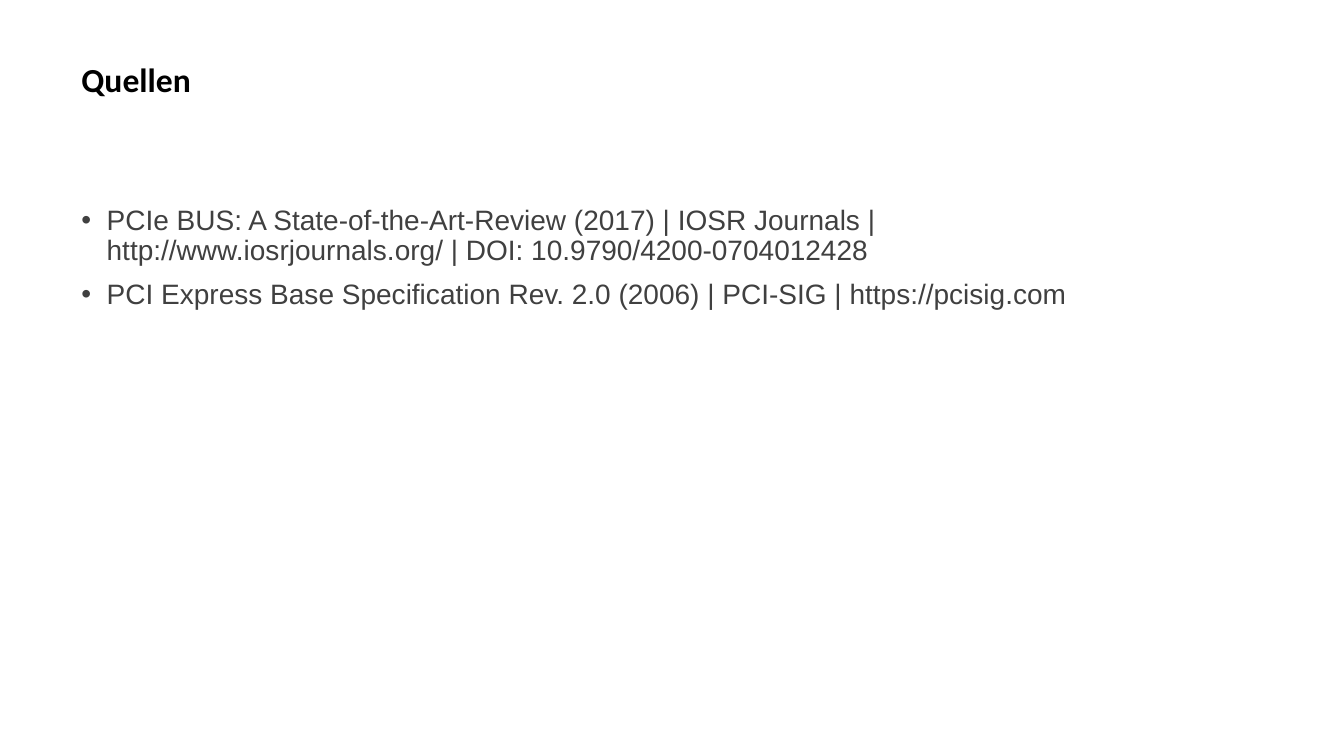
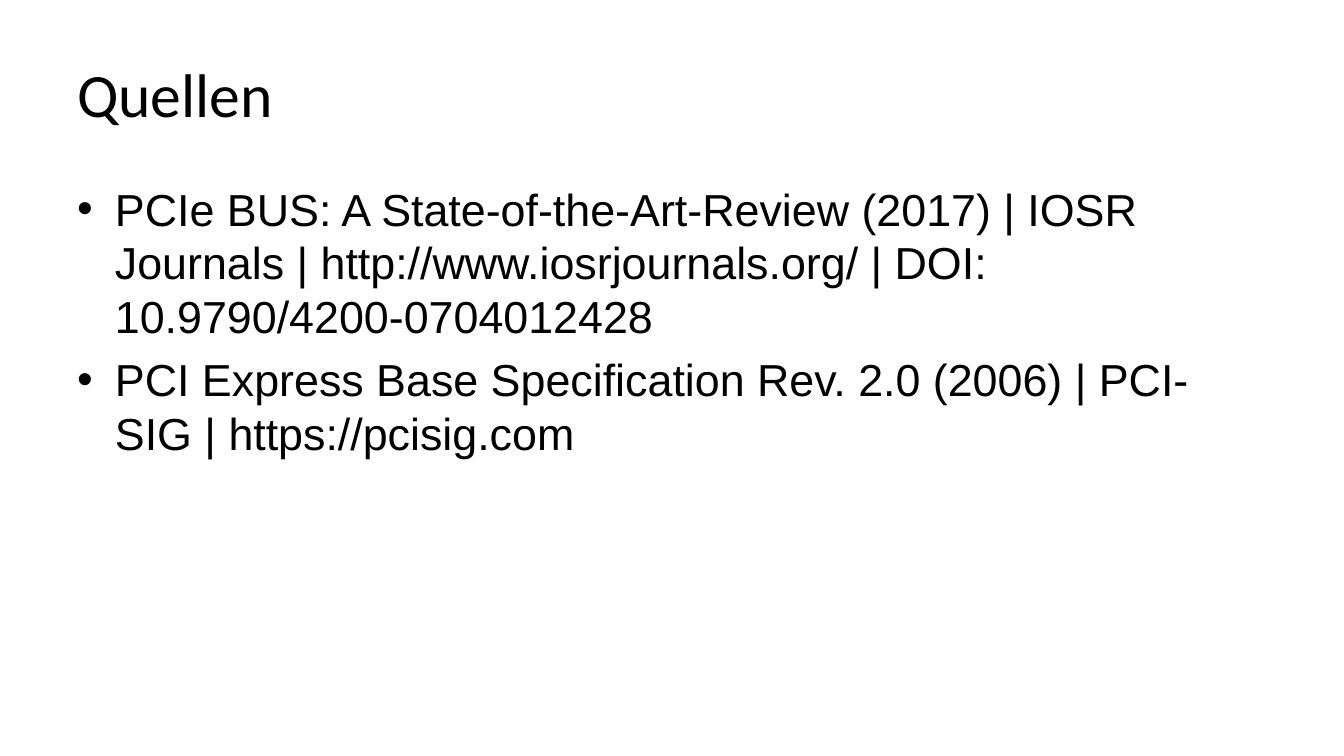
Before and after one commit to JustusDinera/Digitale-Signalverarbeitung, a slide deck: slide 13 of PCI Express.pptx (slide 5 before the commit). Drawn at 1344x756 pixels with LibreOffice and Linux fonts; fonts in the diff are those of the drawing; background and template pictures are left out. Boxes give left, top, right and bottom in pixels: in the first picture for what was removed or moved away, otherwise in the second. Text is boxed around its words. In the diff, an @@ line names an element or a change of style, - is before the commit and + after.

```diff
--- a/PCI Express.pptx
+++ b/PCI Express.pptx
@@ title "Quellen" at [77,74,272,125]: size 24 to 44 pt, bold off; line spacing 0.9 to 1 @@
@@ text "PCIe BUS: A State-of-the-Art-Review (2017) ...": place and size @@
-text "PCIe BUS: A State-of-the-Art-Review (2017) ..." at [107,209,1066,310]
+text "PCIe BUS: A State-of-the-Art-Review (2017) ..." at [115,193,1189,459]
@@ text "PCIe BUS: A State-of-the-Art-Review (2017) ..." at [115,193,1189,459]: size 20 to 32 pt, text colour #404040 to #000000; indent changed; line spacing 0.9 to 1; less space between paragraphs @@
```
Also in this commit, not shown: 3 other slides changed, 9 slides added, 1 slide removed, 12 other files.
